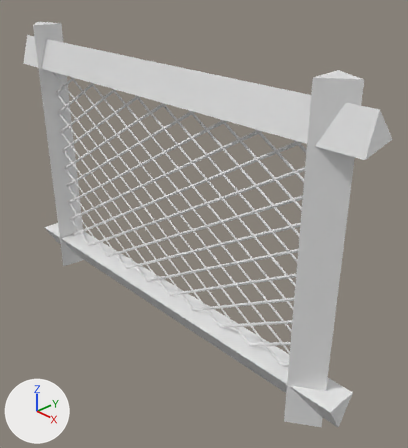
Before and after pictures for a commit that changed the Blender file Blender/Objects/FishingNet.blend.
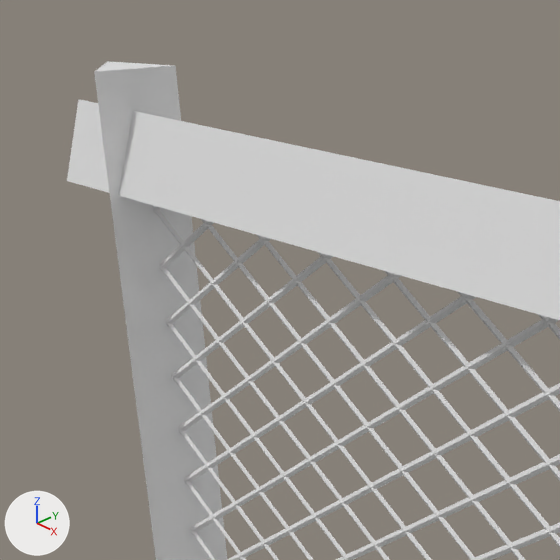
The first picture shows the older version from a 50 mm camera at (5.43, -4.31, 3.02) aimed at (0.5, 0.33, -0.3). The close-ups show both versions on the part from 0% to 48% of the width and 0% to 44% of the height of that picture; other places that the commit changed are outside them. The lights are fixed; the arrows at lower left show +X, +Y and +Z.

In view in the first close-up: 'Net', 'Wood', 'Wood4'.
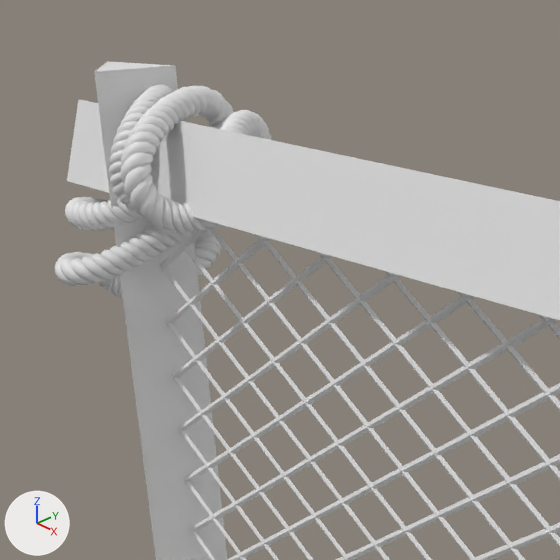
What differs and where, as boxes (x1, y1, x2, y2) in the close-ups (560 x 560 px):
'Rope', added
    after: (116, 86, 233, 233)
'Rope.006', added
    after: (55, 225, 193, 300)
'Rope2', added
    after: (109, 84, 271, 215)
'Rope2.006', added
    after: (65, 197, 222, 278)

The change, as a diff of the scene's bpy script:
```diff
--- a/Blender/Objects/FishingNet.blend.py
+++ b/Blender/Objects/FishingNet.blend.py
@@ cu_beziercurve_014 @@
+cu_beziercurve_014 = bpy.data.curves.new('BezierCurve.014', 'CURVE')
+cu_beziercurve_014.dimensions = '3D'
+_sp = cu_beziercurve_014.splines.new('BEZIER'); _sp.bezier_points.add(2)
+_sp.bezier_points.foreach_set('co', [0.0, 0.107, -0.0695, 0.388, 0.143, 0.454, 0.723, 0.0506, 0.0203])
+_sp.bezier_points.foreach_set('handle_left', [-0.5, -0.393, -0.0695, 0.135, 0.698, 0.637, 0.452, -0.191, -0.177])
+_sp.bezier_points.foreach_set('handle_right', [0.5, 0.607, -0.0695, 0.641, -0.412, 0.27, 0.994, 0.292, 0.218])
+for _p, _l, _r in zip(_sp.bezier_points, ['ALIGNED', 'ALIGNED', 'ALIGNED'], ['ALIGNED', 'ALIGNED', 'ALIGNED']): _p.handle_left_type = _l; _p.handle_right_type = _r
+_sp.order_u = 0
+_sp.order_v = 0
+cu_beziercurve_014.use_path = True
+cu_beziercurve_014.fill_mode = 'FULL'
@@ cu_beziercurve_013 @@
+cu_beziercurve_013 = bpy.data.curves.new('BezierCurve.013', 'CURVE')
+cu_beziercurve_013.dimensions = '3D'
+_sp = cu_beziercurve_013.splines.new('BEZIER'); _sp.bezier_points.add(2)
+_sp.bezier_points.foreach_set('co', [-0.0271, 0.114, 0.0, 0.388, 0.143, 0.454, 0.64, 0.159, 0.189])
+_sp.bezier_points.foreach_set('handle_left', [-0.527, -0.386, 0.0, 0.135, 0.698, 0.637, 0.369, -0.0829, -0.00855])
+_sp.bezier_points.foreach_set('handle_right', [0.473, 0.614, 0.0, 0.641, -0.412, 0.27, 0.911, 0.4, 0.387])
+for _p, _l, _r in zip(_sp.bezier_points, ['ALIGNED', 'ALIGNED', 'ALIGNED'], ['ALIGNED', 'ALIGNED', 'ALIGNED']): _p.handle_left_type = _l; _p.handle_right_type = _r
+_sp.order_u = 0
+_sp.order_v = 0
+cu_beziercurve_013.use_path = True
+cu_beziercurve_013.fill_mode = 'FULL'
@@ cu_beziercurve_001 @@
+cu_beziercurve_001 = bpy.data.curves.new('BezierCurve.001', 'CURVE')
+cu_beziercurve_001.dimensions = '3D'
+_sp = cu_beziercurve_001.splines.new('BEZIER'); _sp.bezier_points.add(2)
+_sp.bezier_points.foreach_set('co', [0.0, 0.107, -0.0695, 0.388, 0.143, 0.454, 0.723, 0.0506, 0.0203])
+_sp.bezier_points.foreach_set('handle_left', [-0.5, -0.393, -0.0695, 0.135, 0.698, 0.637, 0.452, -0.191, -0.177])
+_sp.bezier_points.foreach_set('handle_right', [0.5, 0.607, -0.0695, 0.641, -0.412, 0.27, 0.994, 0.292, 0.218])
+for _p, _l, _r in zip(_sp.bezier_points, ['ALIGNED', 'ALIGNED', 'ALIGNED'], ['ALIGNED', 'ALIGNED', 'ALIGNED']): _p.handle_left_type = _l; _p.handle_right_type = _r
+_sp.order_u = 0
+_sp.order_v = 0
+cu_beziercurve_001.use_path = True
+cu_beziercurve_001.fill_mode = 'FULL'
@@ cu_beziercurve @@
+cu_beziercurve = bpy.data.curves.new('BezierCurve', 'CURVE')
+cu_beziercurve.dimensions = '3D'
+_sp = cu_beziercurve.splines.new('BEZIER'); _sp.bezier_points.add(2)
+_sp.bezier_points.foreach_set('co', [-0.0271, 0.0308, 0.0, 0.388, 0.143, 0.454, 0.723, 0.22, 0.102])
+_sp.bezier_points.foreach_set('handle_left', [-0.527, -0.469, 0.0, 0.135, 0.698, 0.637, 0.452, -0.0218, -0.0953])
+_sp.bezier_points.foreach_set('handle_right', [0.473, 0.531, 0.0, 0.641, -0.412, 0.27, 0.994, 0.461, 0.3])
+for _p, _l, _r in zip(_sp.bezier_points, ['ALIGNED', 'ALIGNED', 'ALIGNED'], ['ALIGNED', 'ALIGNED', 'ALIGNED']): _p.handle_left_type = _l; _p.handle_right_type = _r
+_sp.order_u = 0
+_sp.order_v = 0
+cu_beziercurve.use_path = True
+cu_beziercurve.fill_mode = 'FULL'
@@ ob_rope2_006 @@
+ob_rope2_006 = bpy.data.objects.new('Rope2.006', me_circle_014)  # 36 vertices, 0 faces, 36 loose edges; spans x -2.54..2.54, y -2.94..1.59, z -0.9..0.9; modifiers SCREW, CURVE
+ob_rope2_006.location = (-2.501, 0.258, 1.546)
+ob_rope2_006.rotation_euler = (-3.183, 0.0133, -1.571)  # degrees (-182, 0.8, -90)
+ob_rope2_006.scale = (0.025, 0.025, 0.025)
@@ ob_beziercurve2_006 @@
+ob_beziercurve2_006 = bpy.data.objects.new('BezierCurve2.006', cu_beziercurve_014)
+ob_beziercurve2_006.location = (-2.501, 0.258, 1.546)
+ob_beziercurve2_006.rotation_euler = (2.966, 1.571, 0.0)  # degrees (170, 90, 0)
@@ ob_rope_006 @@
+ob_rope_006 = bpy.data.objects.new('Rope.006', me_circle_014.copy())  # modifiers SCREW, CURVE
+ob_rope_006.location = (-2.92, -0.196, 1.546)
+ob_rope_006.rotation_euler = (-3.183, 0.0133, -1.571)  # degrees (-182, 0.8, -90)
+ob_rope_006.scale = (0.025, 0.025, 0.025)
@@ ob_beziercurve_006 @@
+ob_beziercurve_006 = bpy.data.objects.new('BezierCurve.006', cu_beziercurve_013)
+ob_beziercurve_006.location = (-2.92, -0.196, 1.546)
+ob_beziercurve_006.rotation_euler = (0.0, 1.571, 0.0)  # degrees (0, 90, 0)
@@ ob_rope2 @@
+ob_rope2 = bpy.data.objects.new('Rope2', me_circle_014.copy())  # modifiers SCREW, CURVE
+ob_rope2.location = (-2.501, 0.258, 1.756)
+ob_rope2.rotation_euler = (-1.612, 0.0, -1.558)  # degrees (-92, 0, -89)
+ob_rope2.scale = (0.025, 0.025, 0.025)
@@ ob_beziercurve2 @@
+ob_beziercurve2 = bpy.data.objects.new('BezierCurve2', cu_beziercurve_001)
+ob_beziercurve2.location = (-2.501, 0.258, 1.756)
+ob_beziercurve2.rotation_euler = (2.966, 0.0, 0.0)  # degrees (170, 0, 0)
@@ ob_rope @@
+ob_rope = bpy.data.objects.new('Rope', me_circle_014.copy())  # modifiers SCREW, CURVE
+ob_rope.location = (-2.501, -0.196, 1.336)
+ob_rope.rotation_euler = (-1.612, 0.0, -1.558)  # degrees (-92, 0, -89)
+ob_rope.scale = (0.025, 0.025, 0.025)
@@ ob_beziercurve @@
+ob_beziercurve = bpy.data.objects.new('BezierCurve', cu_beziercurve)
+ob_beziercurve.location = (-2.501, -0.196, 1.336)
```
